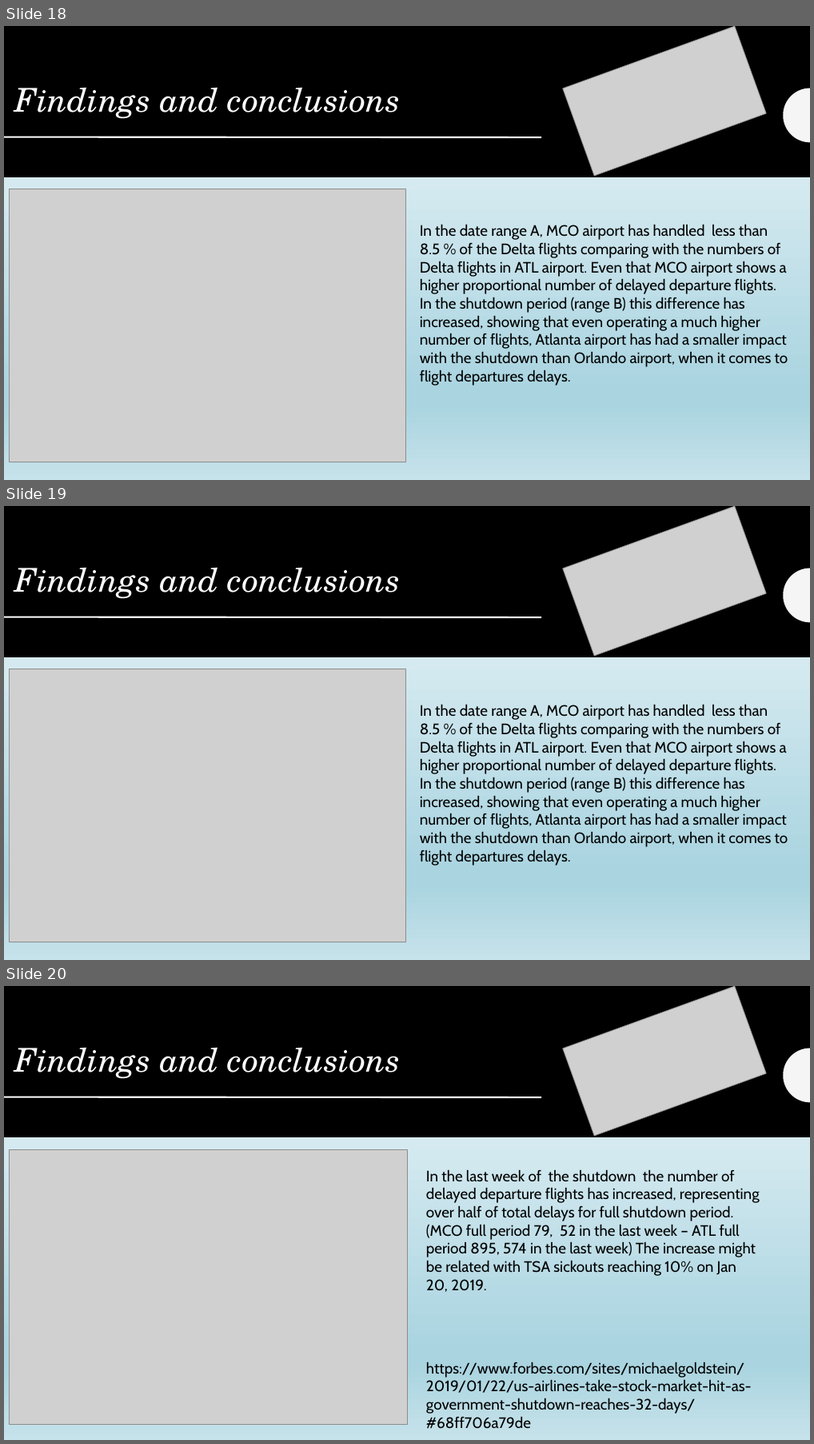
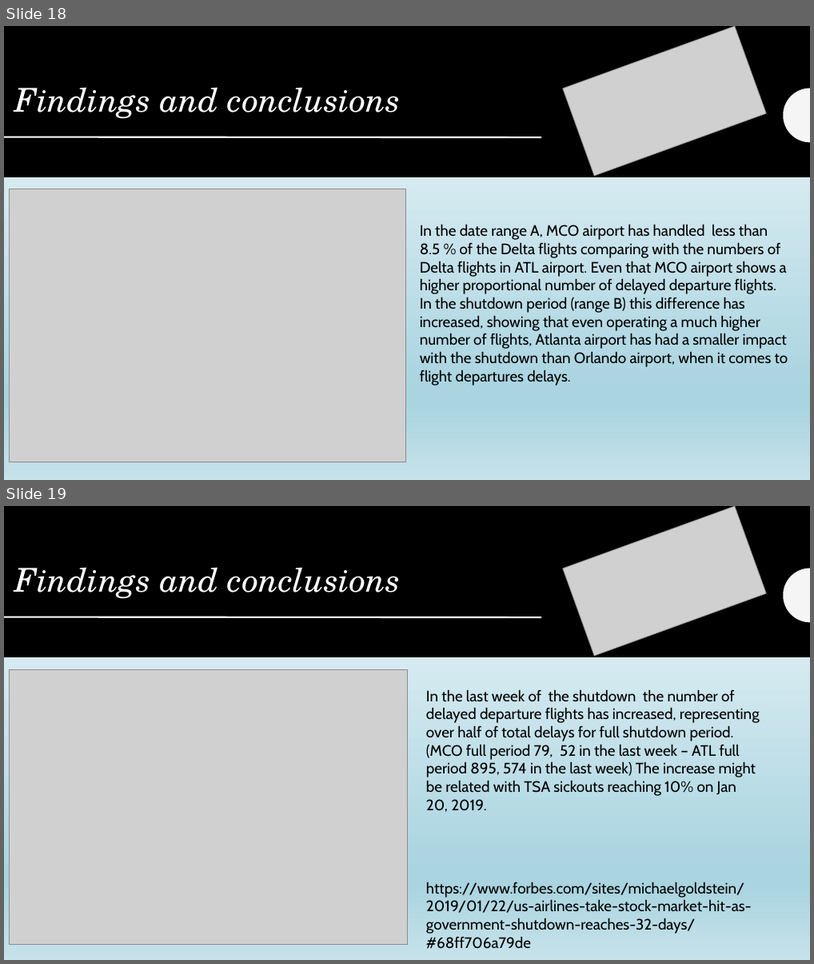
Before and after one commit to leannesevier/BAMF-Project-7, a slide deck: BAMF Presentation.pptx. Shown one above the other, each under a label of ours: slides 18, 19 and 20 before the commit, slides 18 and 19 after it. The pictures are 814x1444 and 814x964 pixels, drawn with LibreOffice and Linux fonts; fonts in the diff are those of the drawing; grey boxes stand for pictures. Boxes give left, top, right and bottom in pixels: in the first picture for what was removed or moved away, otherwise in the second. Text is boxed around its words. In the diff, an @@ line names an element or a change of style, - is before the commit and + after.

```diff
--- a/BAMF Presentation.pptx
+++ b/BAMF Presentation.pptx
@@ slide 19 removed at [4, 506, 810, 960], background gradient #F5FAFC to #A9D4E0 to #C6E2EA; not listed: 2 template elements that a slide beside it also shows @@
@@ rectangle removed at [4, 506, 810, 960] @@
@@ rectangle removed at [4, 506, 810, 657] @@
@@ picture removed at [563, 506, 767, 656] @@
@@ title removed at [15, 568, 401, 599] @@
-Findings and conclusions
@@ freeform shape removed at [784, 568, 810, 623] @@
@@ line removed from (4, 616) to (542, 617) @@
@@ picture removed at [9, 668, 406, 941] @@
@@ text removed at [420, 704, 789, 865] @@
-In the date range A, MCO airport has handled less than 8.5 % of the Delta flights comparing with the numbers of Delta flights in ATL airport. Even that MCO airport shows a higher proportional number of delayed departure flights.
-In the shutdown period (range B) this difference has increased, showing that even operating a much higher number of flights, Atlanta airport has had a smaller impact with the shutdown than Orlando airport, when it comes to flight departures delays.
@@ what was slide 20 is now slide 19 @@
```
Also in this commit, not shown: 3 slides changed, 1 other file.
